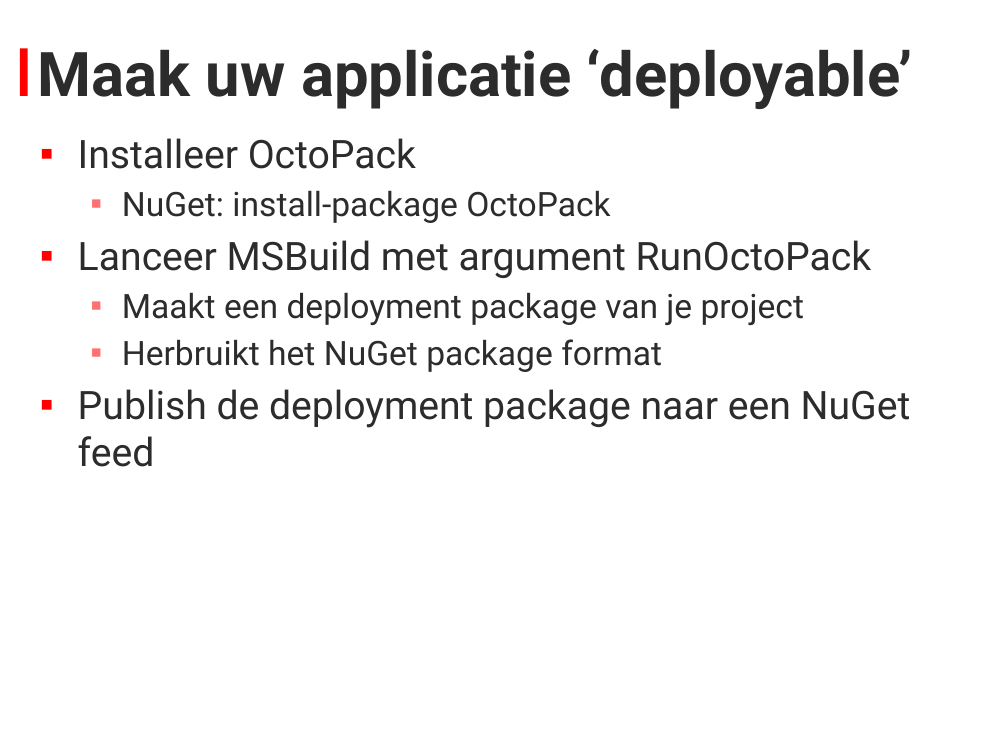
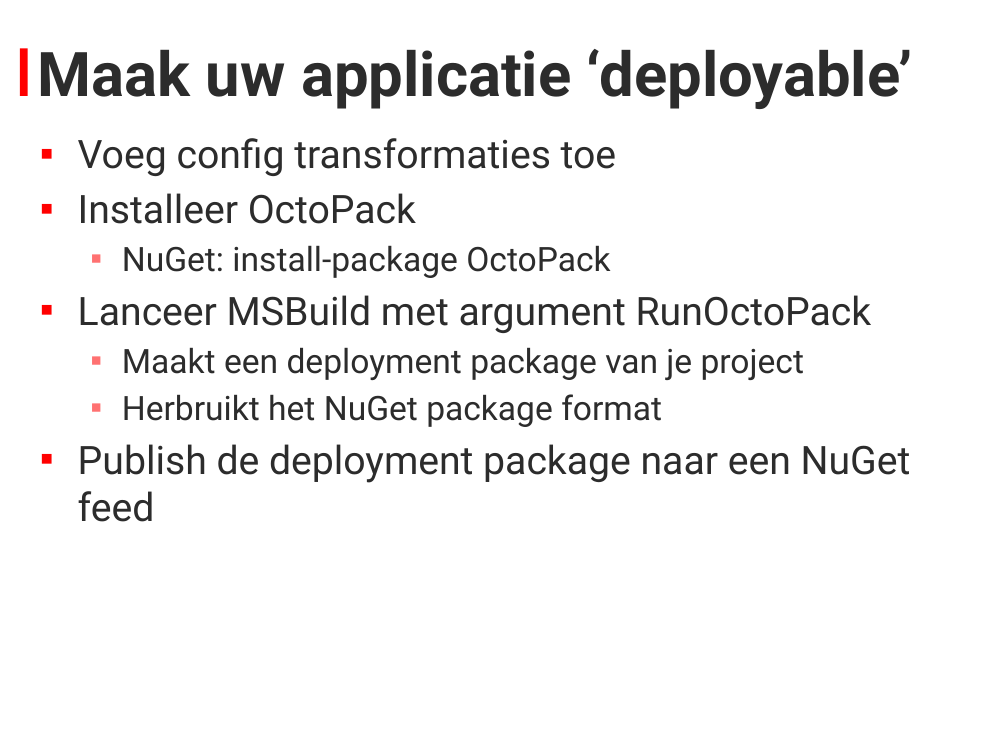
Before and after one commit to stevenlauwers22/OctopusDeploy.Bootcamp, a slide deck: slide 10 of Presentatie.pptx (slide 9 before the commit). Drawn at 1008x756 pixels with LibreOffice and Linux fonts; fonts in the diff are those of the drawing; background and template pictures are left out. Boxes give left, top, right and bottom in pixels: in the first picture for what was removed or moved away, otherwise in the second. Text is boxed around its words. In the diff, an @@ line names an element or a change of style, - is before the commit and + after.

```diff
--- a/Presentatie.pptx
+++ b/Presentatie.pptx
@@ text at (78,138,617,176): paragraph added @@
+▪ Voeg config transformaties toe
```
Also in this commit, not shown: 3 other slides changed, 3 slides added, 1 other file.
